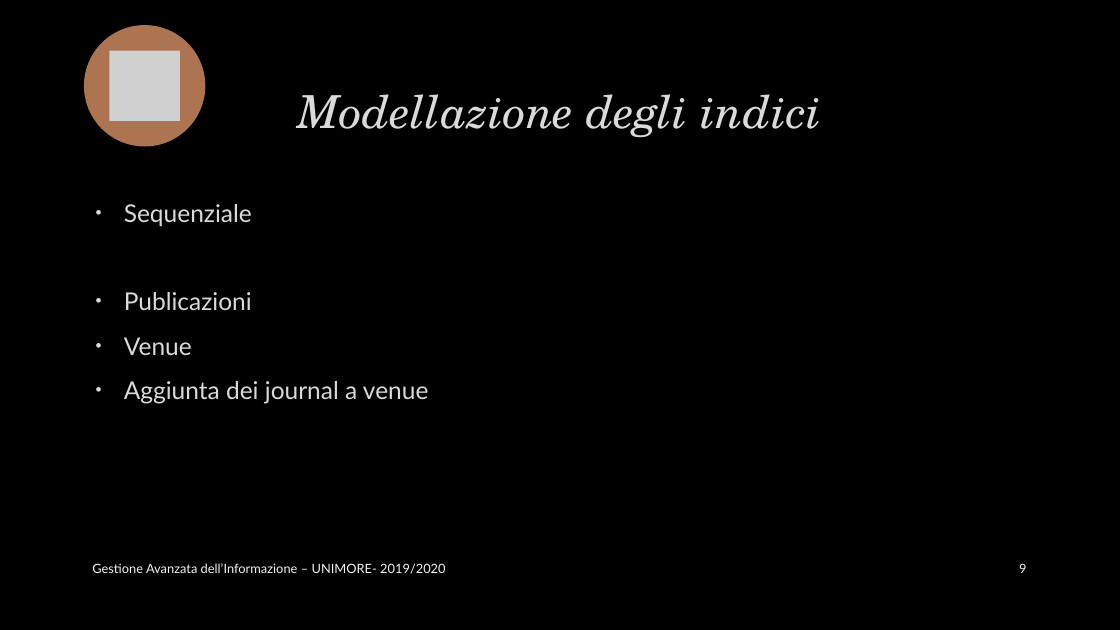
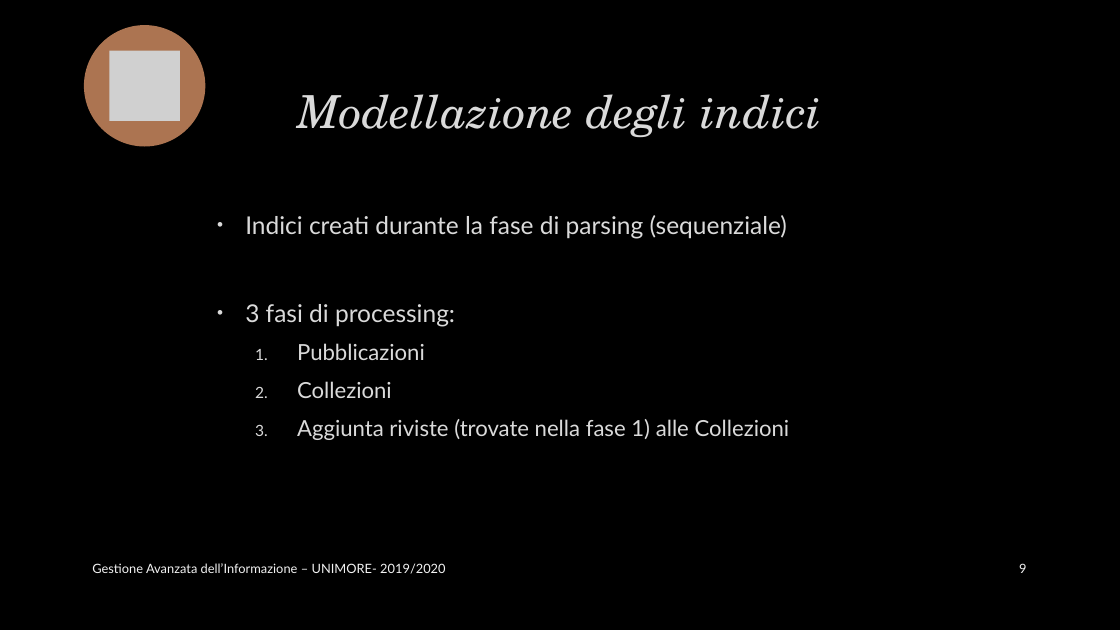
Before and after one commit to marcopiccinni/Search-Engine-for-DBLP, a slide deck: slide 9 of Doc-it.pptx. Drawn at 1120x630 pixels with LibreOffice and Linux fonts; fonts in the diff are those of the drawing; grey boxes stand for pictures; background and template pictures are left out. Boxes give left, top, right and bottom in pixels: in the first picture for what was removed or moved away, otherwise in the second. Text is boxed around its words. In the diff, an @@ line names an element or a change of style, - is before the commit and + after.

```diff
--- a/Doc-it.pptx
+++ b/Doc-it.pptx
@@ text at [245,215,790,440]: text changed; size 21 to 19 pt @@
-• Sequenziale
-• Publicazioni
-• Venue
-• Aggiunta dei journal a venue
+• Indici creati durante la fase di parsing (sequenziale)
+• 3 fasi di processing:
+  1. Pubblicazioni
+  2. Collezioni
+  3. Aggiunta riviste (trovate nella fase 1) alle Collezioni
```
Also in this commit, not shown: 5 other slides changed, 1 other file.
